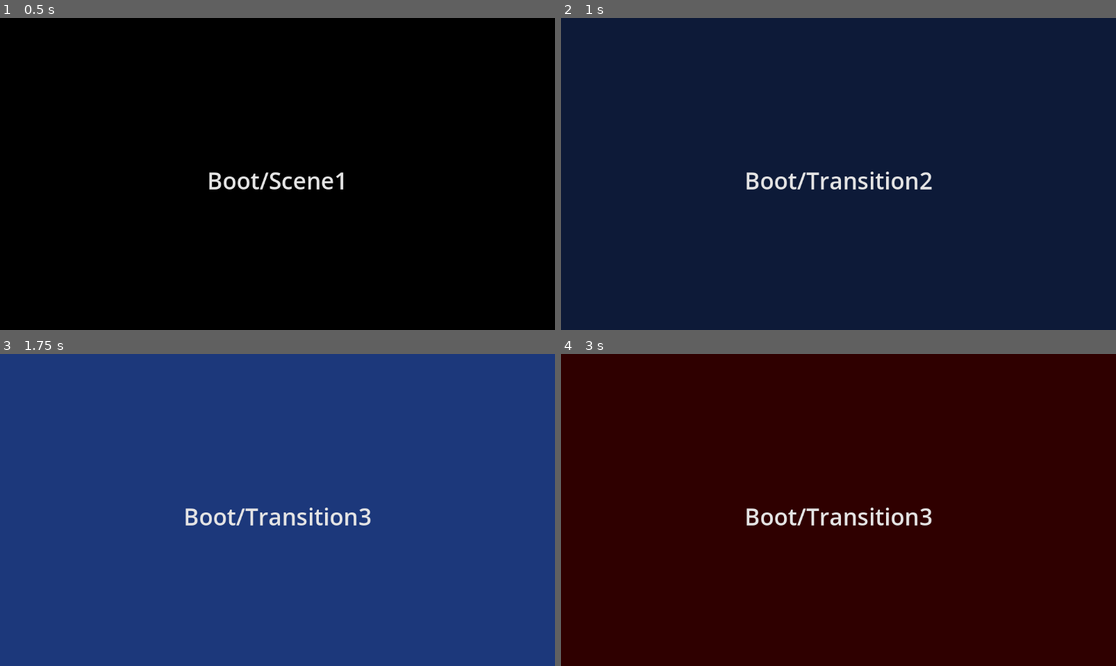
Above: before the commit, frames 1-4 (two rows, left to right).
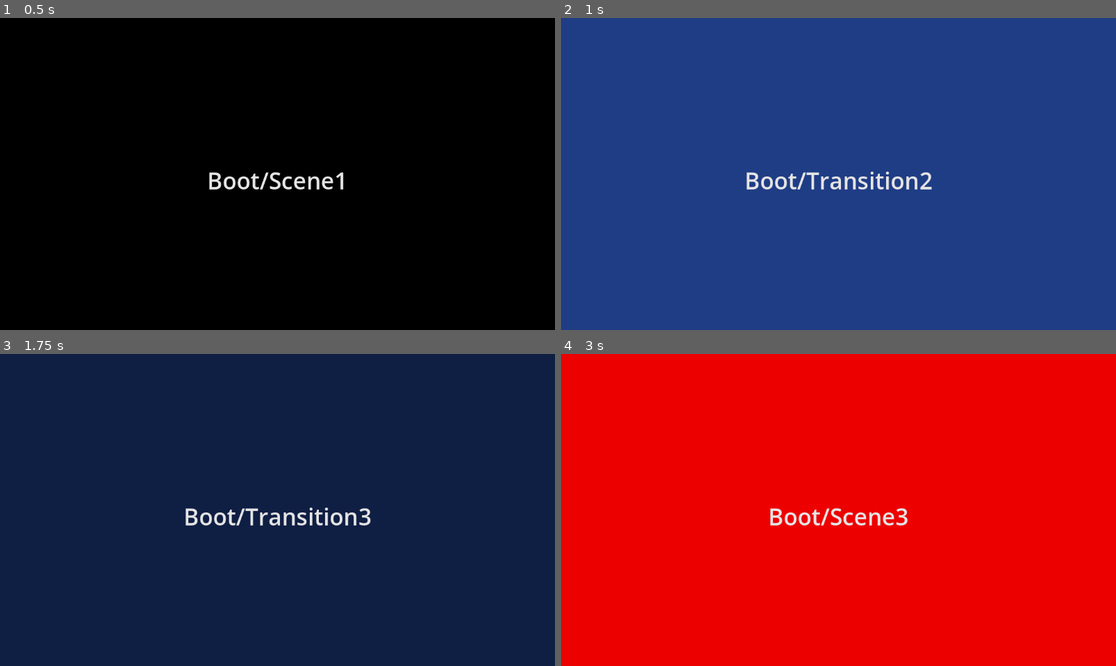
Above: after the commit, the same moments.

Repository: coffeebeats/godot-plugin-std
Game: Godot game, scene res://scene/example/main.tscn
Same seed, same stepped clock (60 frames per second), same inputs: the game is played once before the commit and once after it. The project has no main scene, so this scene is started directly.
Inputs:
- Up to frame 1 (0.5 s): no input
- Up to frame 2 (1 s): tap Enter (ui_accept) at 0.5, 0.77 s
- Up to frame 3 (1.75 s): tap Enter (ui_accept) at 1.52 s
- Up to frame 4 (3 s): no input

Frame 1 is identical in both runs. In frame 2, 99% of the frame differs, in the area x 0-100%, y 0-100%; in frame 3, 99%; in frame 4, 100%.

Commit message:
fix(scene): shorten fade durations

Diff:
--- a/scene/state/fade.gd
+++ b/scene/state/fade.gd
@@ -16,13 +16,13 @@
 
 @export_group("Fade In ")
 @export var fade_in: bool = true
-@export_range(0.0, 4.0) var fade_in_duration: float = 1.0
+@export_range(0.0, 4.0) var fade_in_duration: float = 0.6
 @export var fade_in_ease: Tween.EaseType = Tween.EASE_OUT
 @export var fade_in_transition: Tween.TransitionType = Tween.TRANS_CUBIC
 
 @export_group("Fade Out ")
 @export var fade_out: bool = true
-@export_range(0.0, 4.0) var fade_out_duration: float = 0.8
+@export_range(0.0, 4.0) var fade_out_duration: float = 0.6
 @export var fade_out_ease: Tween.EaseType = Tween.EASE_IN
 @export var fade_out_transition: Tween.TransitionType = Tween.TRANS_CUBIC
 
